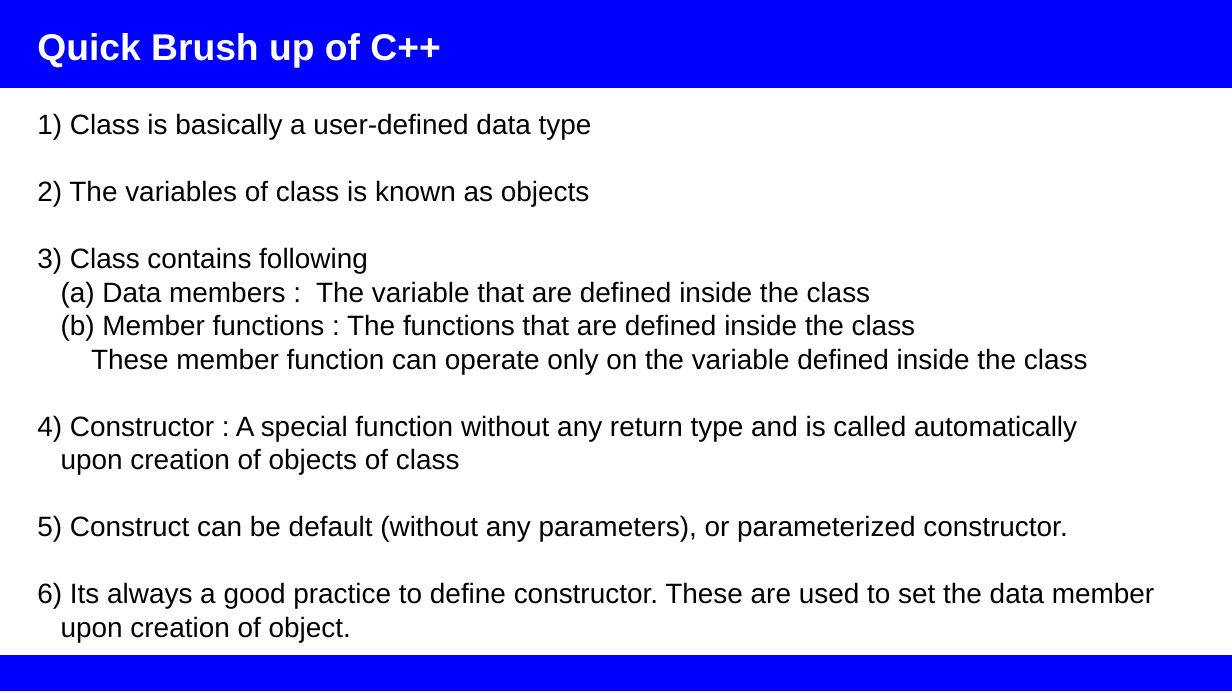
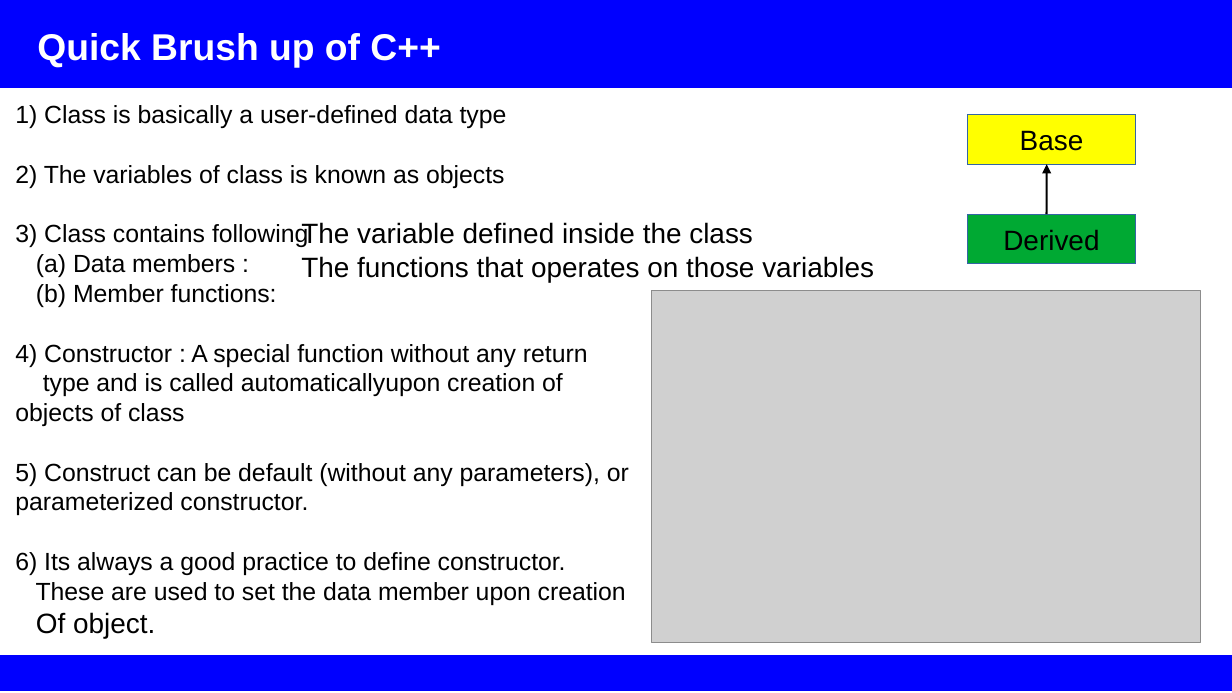
Before and after one commit to rsehgal/G4Simulations, a slide deck: slide 3 of Presentations/IntroductoryTalk_CU.pptx. Drawn at 1232x693 pixels with LibreOffice and Linux fonts; fonts in the diff are those of the drawing; grey boxes stand for pictures. Boxes give left, top, right and bottom in pixels: in the first picture for what was removed or moved away, otherwise in the second. Text is boxed around its words. In the diff, an @@ line names an element or a change of style, - is before the commit and + after.

```diff
--- a/Presentations/IntroductoryTalk_CU.pptx
+++ b/Presentations/IntroductoryTalk_CU.pptx
@@ text "1) Class is basically a ...": place and size @@
-text "1) Class is basically a ..." at bbox=[37, 113, 1154, 642]
+text "1) Class is basically a ..." at bbox=[15, 105, 629, 638]
@@ text at bbox=[15, 105, 629, 515]: size 18 to 16 pt in "1) Class is basically a user-defined data ...", "2) The variables of class is known ...", "3) Class contains following", "5) Construct can be default (without any ..." @@
@@ rectangle added at bbox=[968, 114, 1136, 164], fill #FFFF00, outline #3465A4 0.75 pt, 18 pt, text #000000 @@
+Base
@@ arrow added from (1048, 215) to (1048, 164), #000000 1.42 pt @@
@@ text added at bbox=[301, 222, 874, 282], 18 pt, text #000000 @@
+The variable defined inside the class
+The functions that operates on those variables
@@ rectangle added at bbox=[968, 215, 1136, 265], fill #00A933, outline #3465A4 0.75 pt, 18 pt, text #000000 @@
+Derived
@@ text at bbox=[15, 254, 588, 426]: text changed; size 18 to 16 pt @@
-(a) Data members : The variable that are defined inside the class
-(b) Member functions : The functions that are defined inside the class
-These member function can operate only on the variable defined inside the class
-4) Constructor : A special function without any return type and is called automatically
-upon creation of objects of class
+(a) Data members :
+(b) Member functions:
+4) Constructor : A special function without any return
+type and is called automaticallyupon creation of
+objects of class
@@ picture added at bbox=[652, 291, 1201, 643] @@
@@ text at bbox=[15, 552, 626, 638]: text changed; size 18 to 16 pt @@
-6) Its always a good practice to define constructor. These are used to set the data member
-upon creation of object.
+6) Its always a good practice to define constructor.
+These are used to set the data member upon creation
+Of object.
```
Also in this commit, not shown: 46 other slides changed, 1 slide added, 1 other file.
